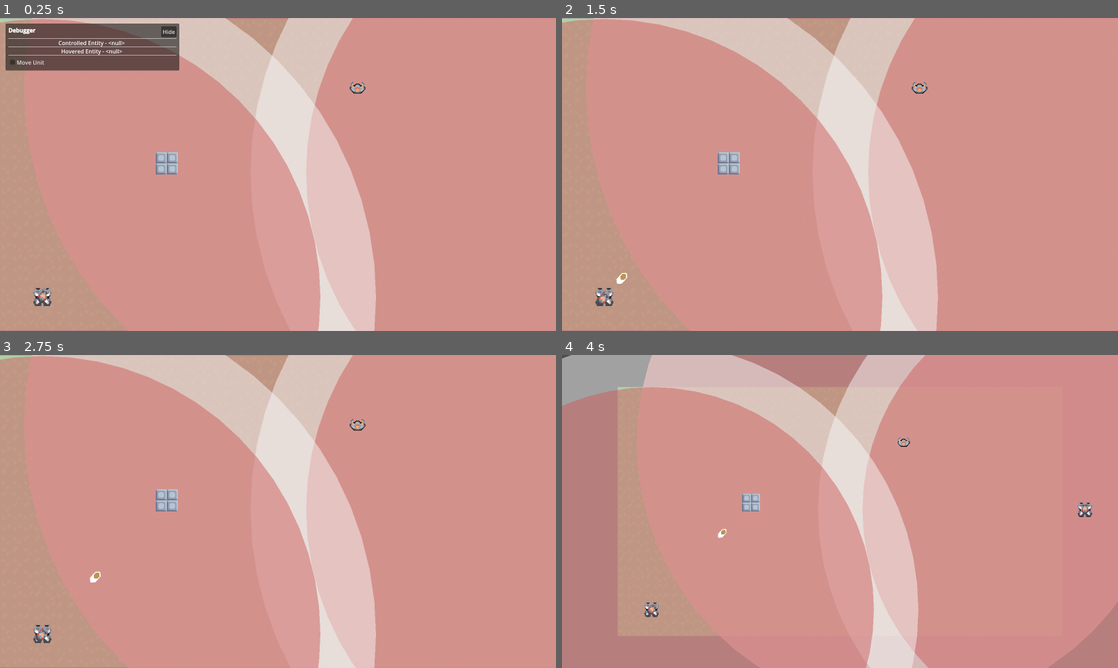
Above: before the commit, frames 1-4 (two rows, left to right).
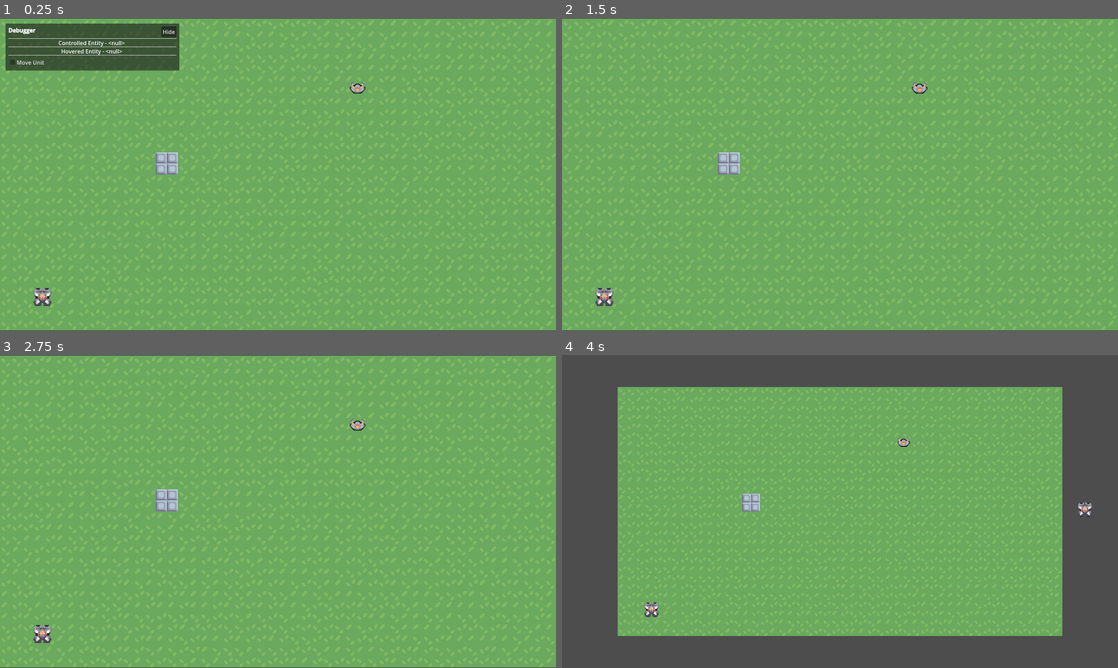
Above: after the commit, the same moments.

Repository: ToxicStarfall/mindustry-recreation
Game: Godot game, scene res://main.tscn
Same seed, same stepped clock (60 frames per second), same inputs: the game is played once before the commit and once after it.
Inputs (mouse positions are in pixels of both pictures, inside the frame that each line leads up to):
- Up to frame 1 (0.25 s): no input
- Up to frame 2 (1.5 s): click "Hide" at 0.5 s; tap Enter at 1.25 s; drag from (917, 89) to (734, 168) at 1.27 s
- Up to frame 3 (2.75 s): drag from (44, 633) to (172, 505) at 2.02 s
- Up to frame 4 (4 s): move the mouse to (895, 442) at 2.77 s; hold D (move_right) 2.78-3.5 s; hold Mouse wheel down (zoom_out) 2.78-3.5 s; click (895, 442) at 3.05 s; tap Space at 3.5 s; drag from (1084, 508) to (745, 508) at 3.52 s

The runs differ from the first frame. In frame 1, 99% of the frame differs, in the area x 0-100%, y 0-100%; in frame 2, 100%; in frame 3, 100%; in frame 4, 100%.
Error after the commit: Parse Error: Identifier "Factions" not declared in the current scope. (res://components/node/hitbox_component.gd:27)

Commit message:
Refactoring

Diff:
--- a/components/node/hitbox_component.gd
+++ b/components/node/hitbox_component.gd
@@ -22,9 +22,9 @@
 	if area is Projectile:
 		var projectile: Projectile = area
 		# Allow hitting only entities which did not spawn this projectile.
-		if projectile.spawner_entity != get_parent():
+		if projectile.spawner_entity != owner:
 			# Allow hitting only entities which belong to differing or NONE faction.
-			if get_parent().faction != projectile.faction or projectile.faction == Entity.Faction.NONE:
+			if owner.faction != projectile.faction or projectile.faction == Factions.NONE:
 				hit.emit(projectile.damage_comp)
 				projectile.collided()
 
--- a/components/node/targeting_component.gd
+++ b/components/node/targeting_component.gd
@@ -19,7 +19,7 @@
 
 var entities: Array[Entity] = []  ## The entities which are in sight range.
 var targets: Array[Entity]  ## The entities which are in attack range and are valid attack targets.
-var current_target: Entity
+var current_target: Entity  ## The current ai target.
 
 
 func _ready() -> void:
@@ -65,8 +65,8 @@
 
 func _on_body_entered(body: Node2D):
 	if body is Entity:
-		if !body == self.get_parent():  # Disallow self
-			if body.faction != self.get_parent().faction or body.faction == Entity.Faction.NONE:  # Disallow same faction
+		if !body == self.owner:  # Disallow self
+			if body.faction != self.owner.faction or body.faction == Factions.NONE:  # Disallow same faction
 				entities.append(body)
 
 
--- a/events.gd
+++ b/events.gd
@@ -7,5 +7,4 @@
 signal entity_controlled (entity: Entity)
 signal entity_selected (entity: Entity)
 
-signal projectile_spawned (projectile: Projectile)
-#signal projectile_spawn_requested (projectile: Projectile)
+signal projectile_spawn_requested (projectile: Projectile)
--- a/game.gd
+++ b/game.gd
@@ -4,7 +4,7 @@
 
 const TILE_SIZE: int = 32
 
-@onready var World = get_tree().root.get_node("World")
+@onready var World = get_tree().root.get_node("Main/%World")
 @onready var Camera = World.get_node("%Camera2D")
 
 #var camera_locked: bool = false
@@ -20,58 +20,10 @@
 
 
 func _unhandled_input(event: InputEvent) -> void:
-	## NOTE: event.factor is used for variable inputs such as trackpad scroll speed
-	#var zoom_factor = 0.1
-	#if Camera.zoom.length() > 1.0:
-		#zoom_factor = 0.2
-	#else: zoom_factor = 0.1
-	#
-	## Makes trackpad zoom more smooth and less spotaneous
-	#if event is InputEventMouseButton and !event.factor == 1:
-		#zoom_factor = event.factor
-		#zoom_factor = 0.01
-#
-	#if event.is_action_pressed("zoom_in"):
-		#Camera.zoom = (Camera.zoom + (Vector2.ONE * zoom_factor)).minf(2.5)
-	#if event.is_action_pressed("zoom_out"):
-		#Camera.zoom = (Camera.zoom - (Vector2.ONE * zoom_factor)).maxf(0.25)
-#
-	##if !camera_locked:
-		##var pan_x = Input.get_axis("camera_pan_left", "camera_pan_right")
-		##var pan_y = Input.get_axis("camera_pan_up", "camera_pan_down")
-		##camera_pan_velocity = Vector2(pan_x, pan_y).normalized() * (512 + 256)
-	#
 	if event.is_action_pressed("control"):
 		if hovered_entity:
 			hovered_entity.is_controlled = true
 			Events.entity_controlled.emit(hovered_entity)
-
-
-#func _physics_process(delta: float) -> void:
-	#if !camera_locked:
-		#Camera.position += camera_pan_velocity * delta
-
-
-#func _on_camera_lock_changed():
-	#get_viewport().gui_release_focus()
-	#camera_locked = !camera_locked
-	#Camera.limit_enabled = camera_locked
-	#Camera.drag_horizontal_enabled = camera_locked
-	#Camera.drag_vertical_enabled = camera_locked
-#
-	#if camera_locked:
-		#Camera.position = Vector2.ZERO
-		#Camera.position_smoothing_speed = 5.0
-		##Camera.drag_top_margin = 0.2
-		##Camera.drag_bottom_margin = 0.2
-		##Camera.drag_left_margin = 0.2
-		##Camera.drag_right_margin = 0.2
-	#else:
-		#Camera.position_smoothing_speed = 10.0
-		##Camera.drag_top_margin = 0.05
-		##Camera.drag_bottom_margin = 0.05
-		##Camera.drag_left_margin = 0.05
-		##Camera.drag_right_margin = 0.05
 
 
 func _on_entity_controlled(entity: Entity):
@@ -79,6 +31,7 @@
 		controlled_entity.is_controlled = false  # Un-control the previous controlled entity
 		controlled_entity.TargetingComp.attack_target()
 	controlled_entity = entity
+
 	Camera.reparent(controlled_entity)
 	Camera.position = Vector2.ZERO
 
@@ -86,3 +39,11 @@
 func _on_entity_selected(entity: Entity):
 	selected_entities.append(entity)
 	pass
+
+
+func add_faction():
+	pass
+
+
+func remove_faction():
+	pass
--- a/weapons/ranged/ranged_weapon.gd
+++ b/weapons/ranged/ranged_weapon.gd
@@ -1,6 +1,7 @@
 @icon("res://assets/icons/ranged_weapon.svg")
 class_name RangedWeapon
 extends Weapon
+
 
 #@export var ammo: int = 60
 #@export var magazine: int = 20
@@ -42,12 +43,13 @@
 	projectile.faction = self.owner.faction
 	projectile.spawner_entity = self.owner
 	projectile.damage_comp = damage_comp
+
 	projectile.direction = dir.normalized()
 	projectile.position = self.global_position
 	projectile.rotation = dir.normalized().rotated(deg_to_rad(90)).angle()
 	_animate_recoil()
 
-	Events.projectile_spawned.emit( projectile )
+	Events.projectile_spawn_requested.emit( projectile )
 
 
 func _animate_recoil():
--- a/world.gd
+++ b/world.gd
@@ -10,7 +10,7 @@
 
 
 func _init() -> void:
-	Events.projectile_spawned.connect( _on_projectile_spawned )
+	Events.projectile_spawn_requested.connect( _on_projectile_spawn_requested )
 
 	child_entered_tree.connect( _on_child_entered_tree )
 	child_exiting_tree.connect( _on_child_exiting_tree )
@@ -81,7 +81,7 @@
 			units.erase(node)
 
 
-func _on_projectile_spawned(projectile: Projectile):
+func _on_projectile_spawn_requested(projectile: Projectile):
 	add_child( projectile )
 
 
Renamed: editor_tool.gd -> editor/editor_tool.gd
Renamed: editor_tool.gd.uid -> editor/editor_tool.gd.uid
